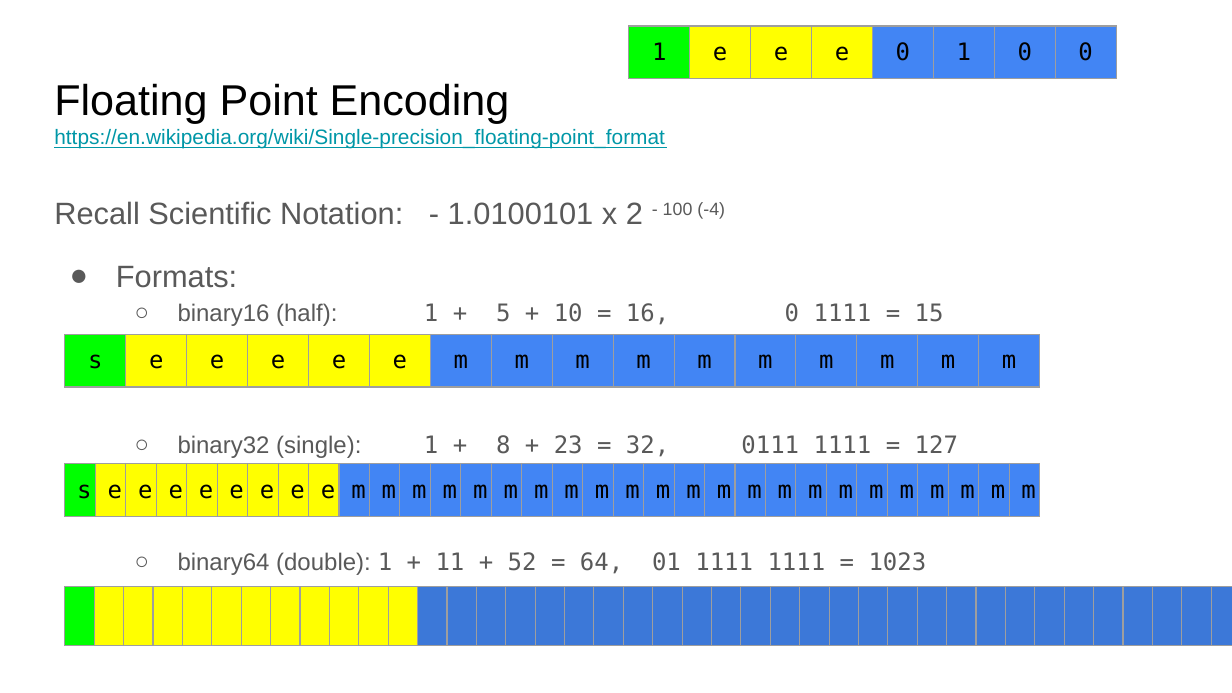
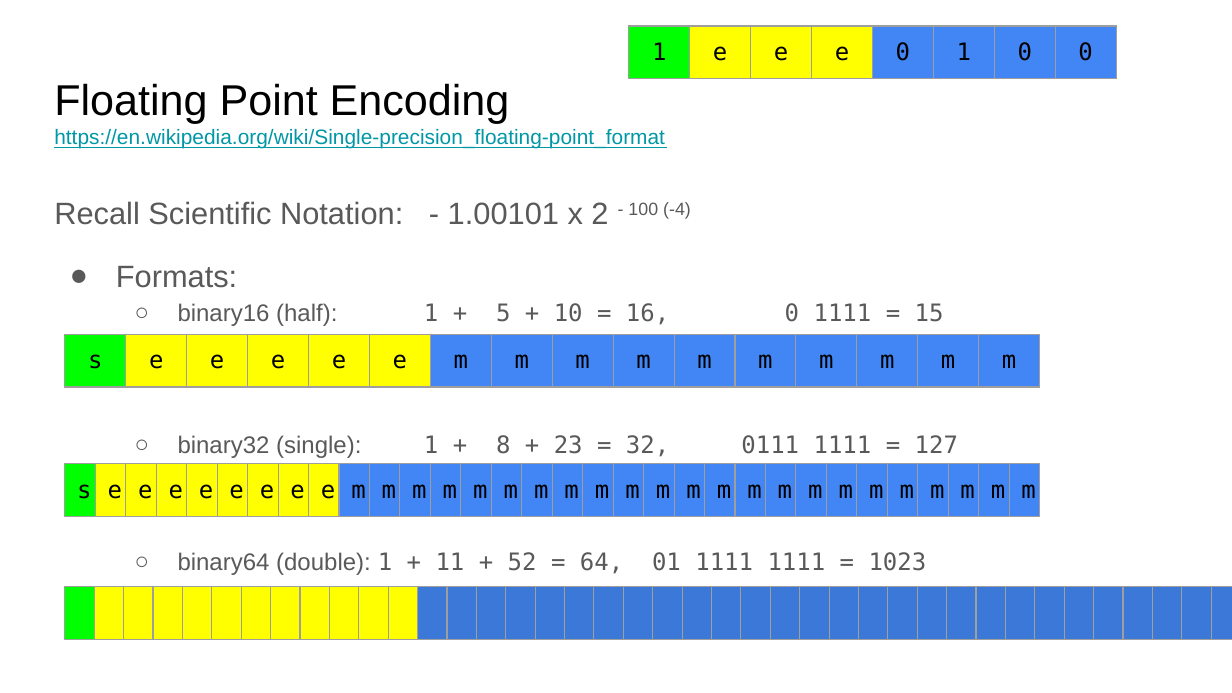
Before and after one commit to COMP122/comp122-s23, a slide deck: slide 4 of format-encodings/documents/ARCHIVE/floating-point-encoding.pptx. Drawn at 1232x693 pixels with LibreOffice and Linux fonts; fonts in the diff are those of the drawing. Boxes give left, top, right and bottom in pixels: in the first picture for what was removed or moved away, otherwise in the second. Text is boxed around its words. In the diff, an @@ line names an element or a change of style, - is before the commit and + after.

```diff
--- a/format-encodings/documents/ARCHIVE/floating-point-encoding.pptx
+++ b/format-encodings/documents/ARCHIVE/floating-point-encoding.pptx
@@ table: place and size @@
-table at <box>628,26,1111,430</box>
+table at <box>628,26,1111,326</box>
@@ text at <box>54,201,691,225</box>: text changed @@
-Recall Scientific Notation: - 1.0100101 x 2 - 100 (-4)
+Recall Scientific Notation: - 1.00101 x 2 - 100 (-4)
@@ table: place and size @@
-table at <box>65,334,1031,693</box>
+table at <box>65,334,1031,387</box>
@@ table: place and size @@
-table at <box>65,463,1051,693</box>
+table at <box>65,463,1051,516</box>
@@ table: place and size @@
-table at <box>65,586,1011,693</box>
+table at <box>65,586,1232,639</box>
```
Also in this commit, not shown: 5 other slides changed, 4 other files.
